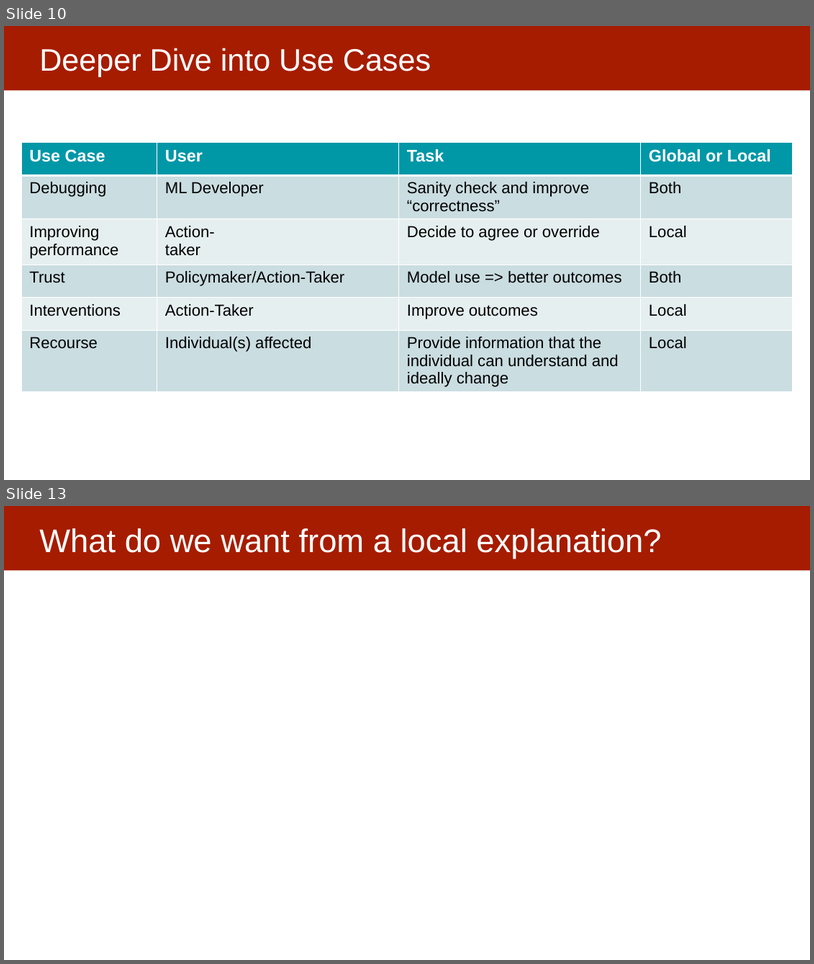
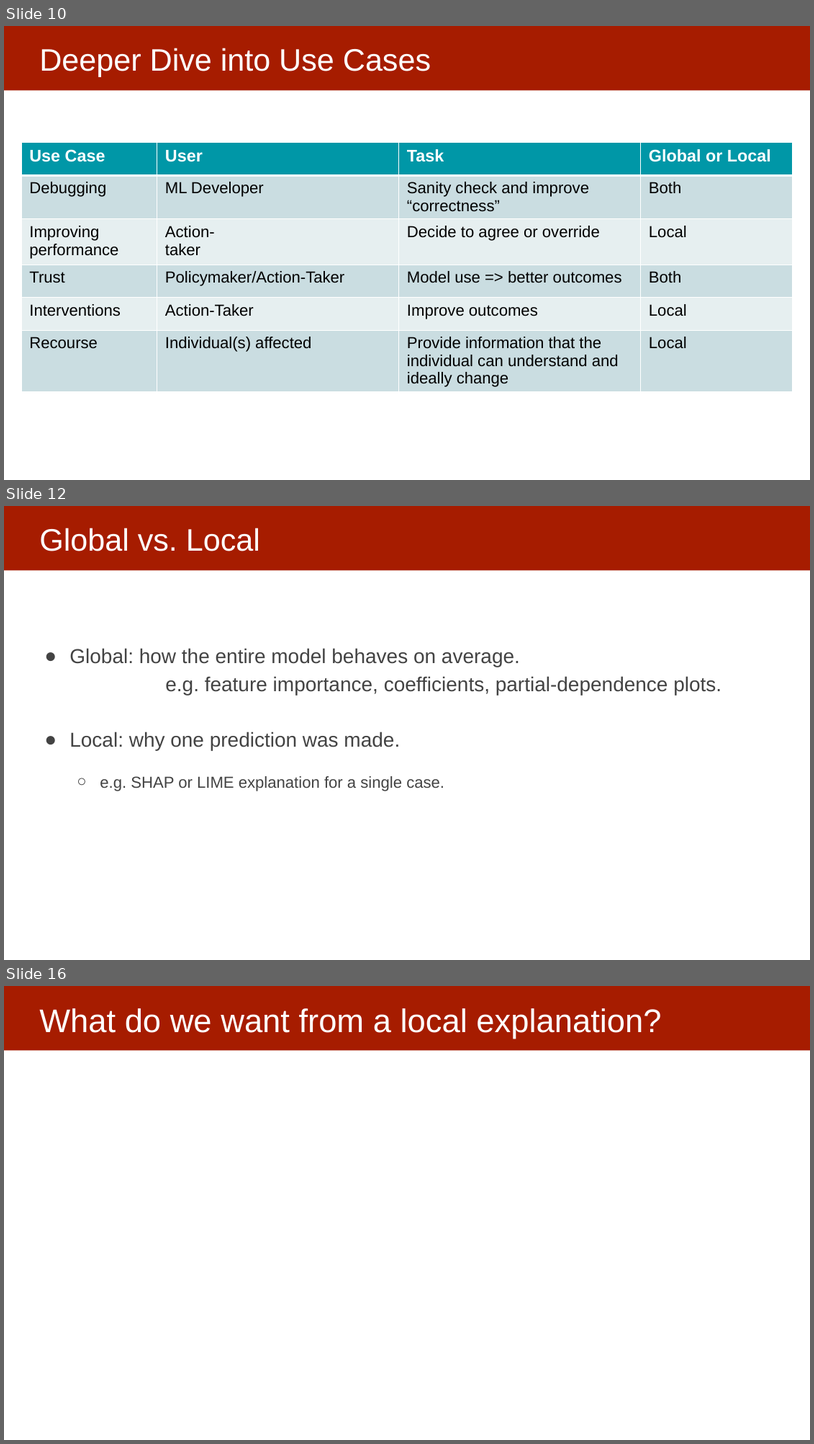
Before and after one commit to dssg/MLinPractice, a slide deck: Lectures/Lecture13-InterpretabilityOverview.pptx. Shown one above the other, each under a label of ours: slides 10 and 13 before the commit, slides 10, 12 and 16 after it; the slides between them are not shown. The pictures are 814x964 and 814x1444 pixels, drawn with LibreOffice and Linux fonts; fonts in the diff are those of the drawing. Boxes give left, top, right and bottom in pixels: in the first picture for what was removed or moved away, otherwise in the second. Text is boxed around its words. In the diff, an @@ line names an element or a change of style, - is before the commit and + after.

```diff
--- a/Lectures/Lecture13-InterpretabilityOverview.pptx
+++ b/Lectures/Lecture13-InterpretabilityOverview.pptx
@@ slide 12 added at [4,506,810,960], background #FFFFFF; not listed: 1 template element that a slide beside it also shows @@
@@ title added at [39,528,260,551], 37 pt, text #FFFFFF @@
+Global vs. Local
@@ text added at [70,648,722,791], 24 pt, text #434343 @@
+● Global: how the entire model behaves on average.
+e.g. feature importance, coefficients, partial-dependence plots.
+● Local: why one prediction was made.
+  ○ e.g. SHAP or LIME explanation for a single case.
@@ what was slide 13 is now slide 16 @@
```
Also in this commit, not shown: 4 slides changed, 5 other slides added.
